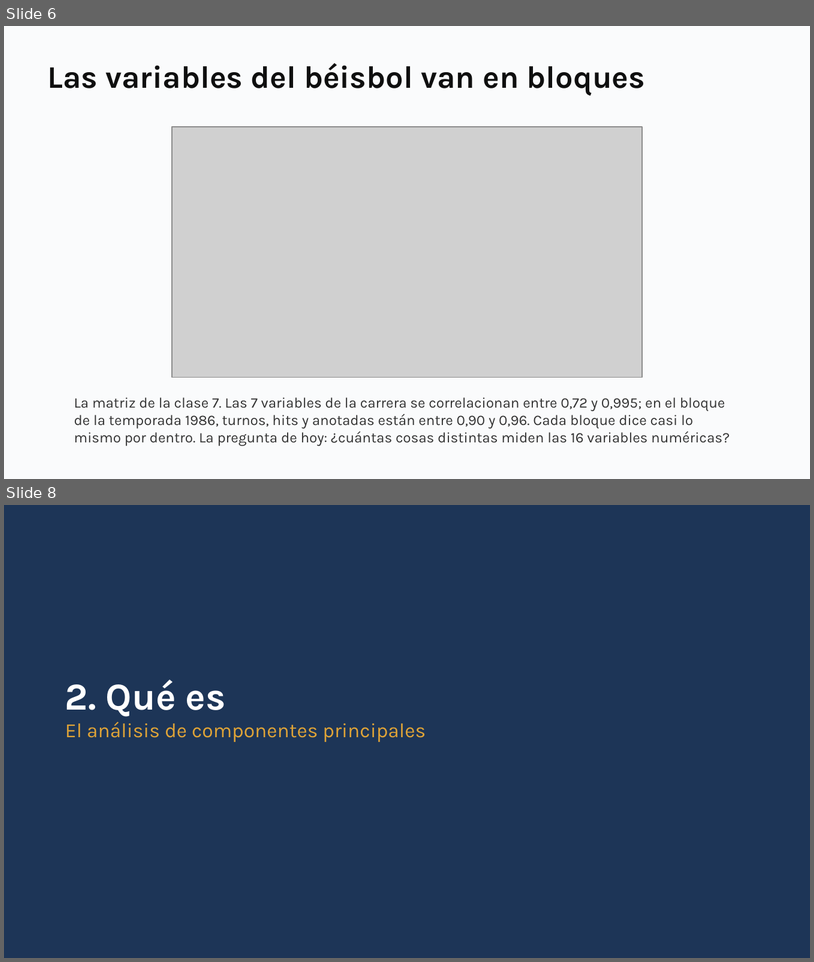
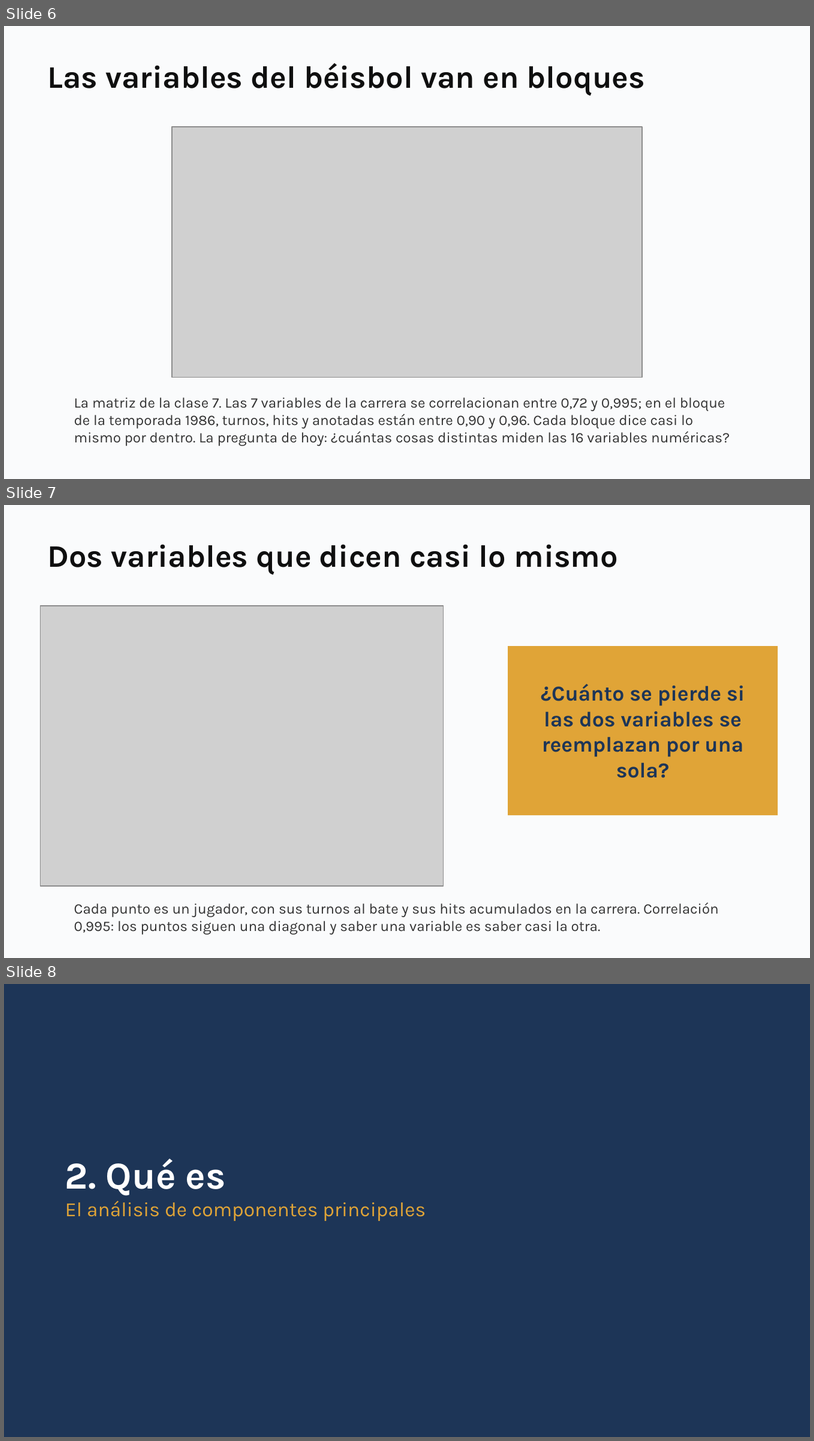
Before and after one commit to daniopitz/diplomado-cdd, a slide deck: presentaciones/clase08_componentes_principales.pptx. Shown one above the other, each under a label of ours: slides 6 and 8 before the commit, slides 6, 7 and 8 after it; the slides between them are not shown. The pictures are 814x962 and 814x1441 pixels, drawn with LibreOffice and Linux fonts; fonts in the diff are those of the drawing; grey boxes stand for pictures. Boxes give left, top, right and bottom in pixels: in the first picture for what was removed or moved away, otherwise in the second. Text is boxed around its words. In the diff, an @@ line names an element or a change of style, - is before the commit and + after.

```diff
--- a/presentaciones/clase08_componentes_principales.pptx
+++ b/presentaciones/clase08_componentes_principales.pptx
@@ slide 7 added at (4, 505, 810, 958), background #FFFFFF @@
@@ rectangle added at (4, 505, 810, 958), fill #FAFBFC @@
@@ text added at (47, 544, 618, 574), 28 pt, text #0F0F0F, bold @@
+Dos variables que dicen casi lo mismo
@@ picture added at (40, 606, 443, 887) @@
@@ rectangle added at (508, 646, 778, 815), fill #E0A437, 19 pt, text #1D3557, bold @@
+¿Cuánto se pierde si las dos variables se reemplazan por una sola?
@@ text added at (74, 902, 719, 935), 13 pt, text #333333 @@
+Cada punto es un jugador, con sus turnos al bate y sus hits acumulados en la carrera. Correlación 0,995: los puntos siguen una diagonal y saber una variable es saber casi la otra.
```
Also in this commit, not shown: 2 slides changed, 3 other slides added, 1 slide removed, 3 other files.
